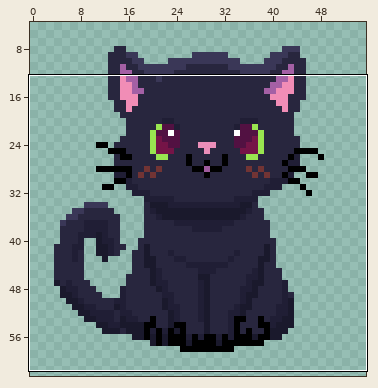
Pixel-art file: assets/makkuro_sprite.aseprite. Above: a wide view before the commit, with the close-up outlined.
Close-up. Before the edit:
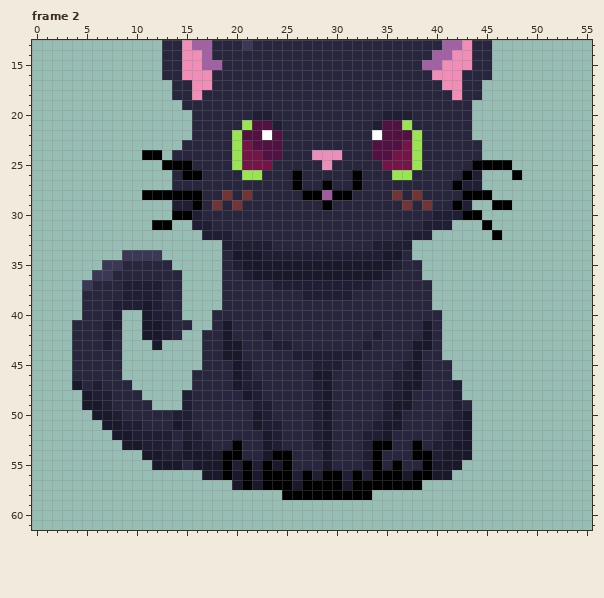
111x63 pixels, 5 frames. Colours within 5 levels of each other are drawn and written as one. Shown: frame 2: x 0..55, y 13..61. The wide view leaves out empty margins. The commit also changed other frames or places, which this record leaves out.
And afterwards:
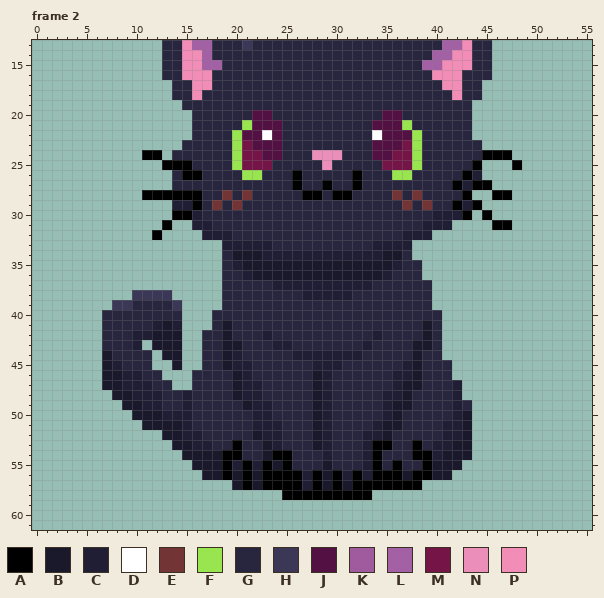
Palette (. is transparent): A #000000  B #1a192c  C #201e35  D #ffffff  E #723434  F #99e550  G #28263e  H #3a3757  J #521142  K #9f5b9d  L #a460a5  M #751447  N #eb8eb9  P #f18db6
From old to new:
layer "spinwalk" now shown
layer "idle/body" now hidden
layer "idle/tailswing" now hidden
layer "idle/face" now hidden
layer "idle/meow" now hidden
layer "idle/blink" now hidden
Changed rows in their new state; - is an unchanged pixel.
Frame 2:
first column x 4:
20 ------------------JJ-----------JJG-----------
21 --------------------J---------J--------------
24 -----------------------------------------AAA-
25 -----------------------------------------...A
26 --------------------------------------------.
27 ----------------------------------------AA---
28 -------------------------G--------------..AA-
29 -------------------------G--------------A-..-
30 ----------------------------------------.A---
31 --------.--------------------------------.AA-
32 --------A---------------------------------.--
34 -----....------------------------------------
35 ---.......-----------------------------------
36 --.........----------------------------------
37 -..........----------------------------------
38 -.....HHHH.----------------------------------
39 -...HHGGG-H----------------------------------
40 -..-GGGGGG-----------------------------------
41 ...GGGGGCBC.---------------------------------
42 ...G-GCC-BB----------------------------------
43 ...G-GC--BB----------------------------------
44 ...B-GGG-BB-----C----------------------------
45 ...BCGGG--B----BC----------------------------
46 ...BBCCGG----------------C-------------------
47 ...BBCCCGG--------------BC-------------------
48 -...BBCCCGG-----BC------BC-------------------
49 -....BBCCGG------B------BC-------------------
50 --....BBBC--------C-----BC-------------------
51 ---....BBB--------C-----BC-------------------
52 ----.....BB-------BC----BC-------------------
53 -----.....B-------------BC-------------------
54 -------....--------------C-------------------
55 --------....---------------------------------
56 ----------------------ACAB-------------------
57 ----------------------AC-B-------------------
